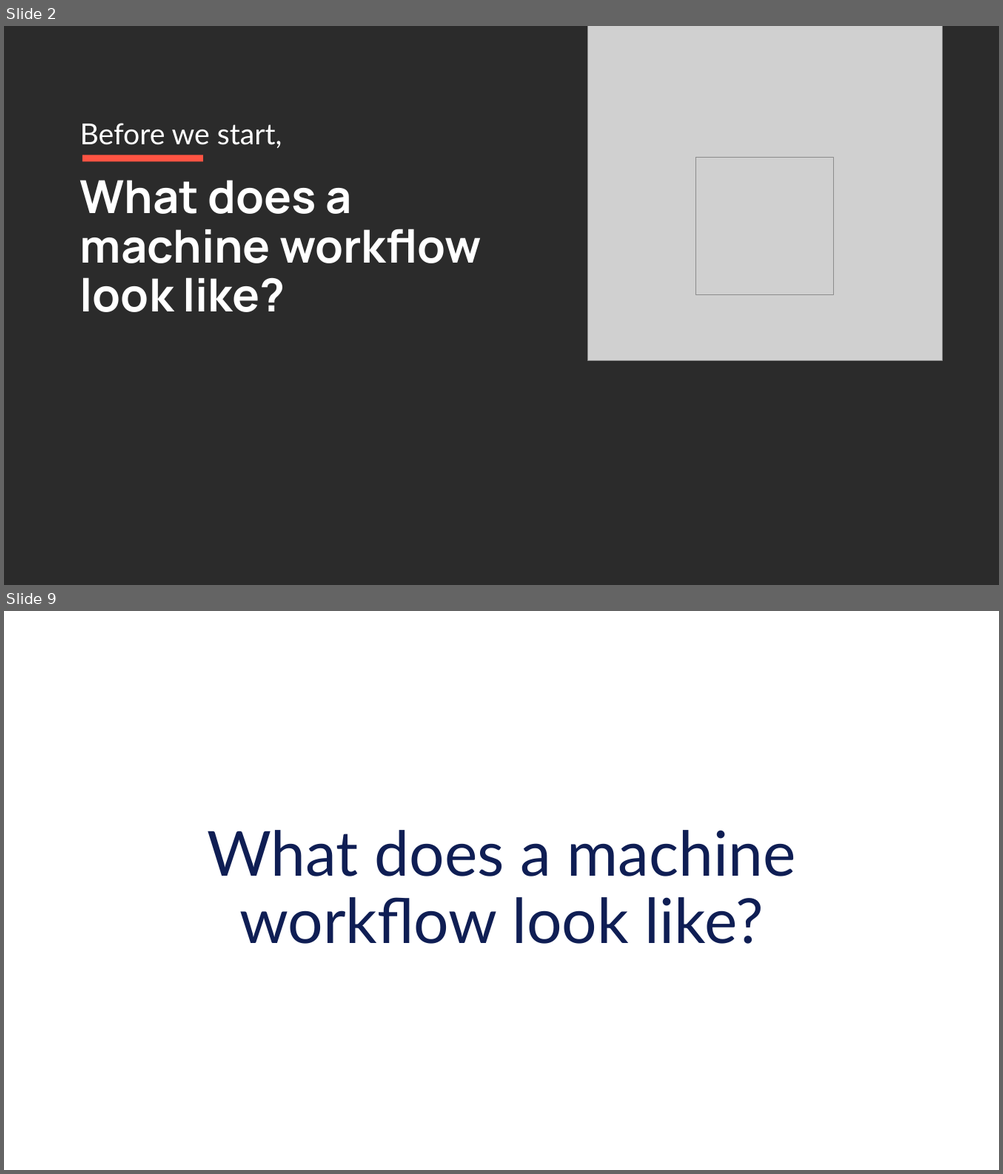
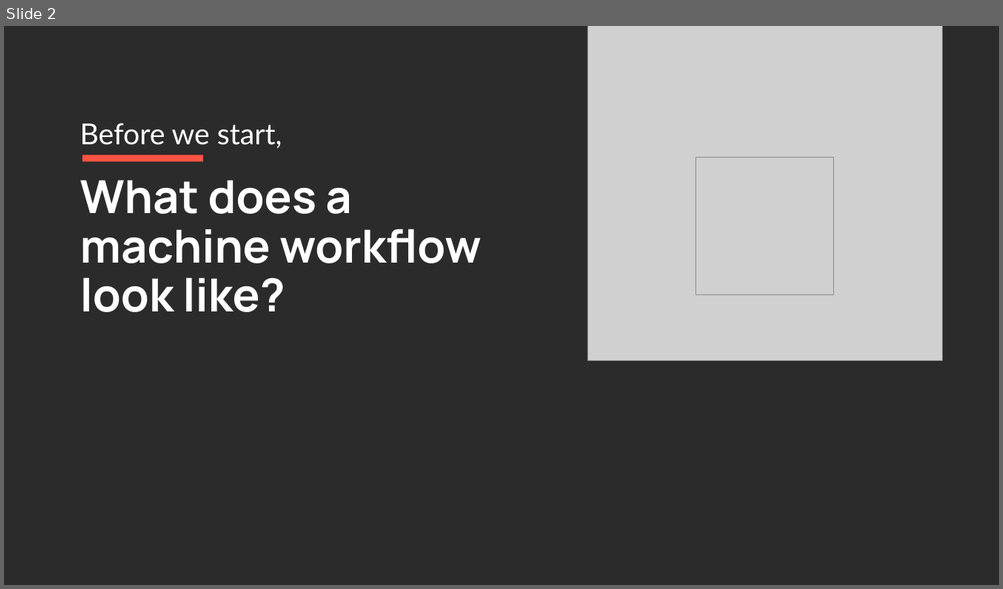
Before and after one commit to mcabanlit/ml-training, a slide deck: machine-learning-presentation.pptx. Shown one above the other, each under a label of ours: slides 2 and 9 before the commit, slide 2 after it; the slides between them are not shown. The pictures are 1003x1174 and 1003x589 pixels, drawn with LibreOffice and Linux fonts; fonts in the diff are those of the drawing; grey boxes stand for pictures; background and template pictures are left out; a plain dark background stands for a picture behind light text. Boxes give left, top, right and bottom in pixels: in the first picture for what was removed or moved away, otherwise in the second. Text is boxed around its words. In the diff, an @@ line names an element or a change of style, - is before the commit and + after.

```diff
--- a/machine-learning-presentation.pptx
+++ b/machine-learning-presentation.pptx
@@ slide 9 removed at [4, 611, 999, 1170], background picture (left out) @@
@@ title removed at [207, 830, 796, 944] @@
-What does a machine workflow look like?
```
Also in this commit, not shown: 1 slide changed, 8 other slides removed.
